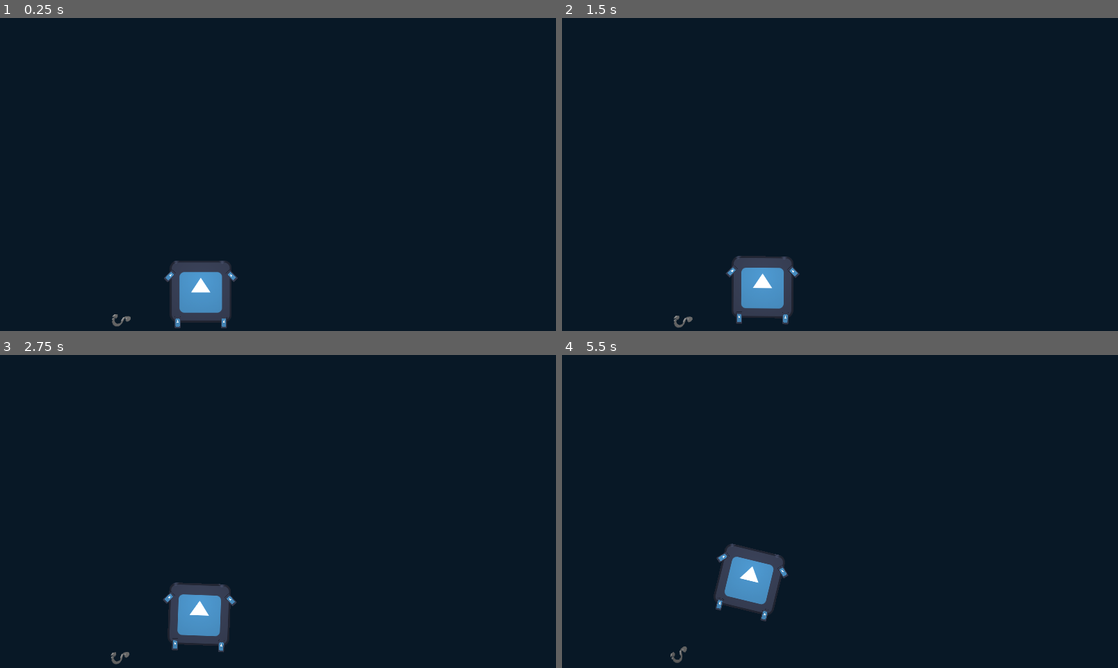
Above: before the commit, frames 1-4 (two rows, left to right).
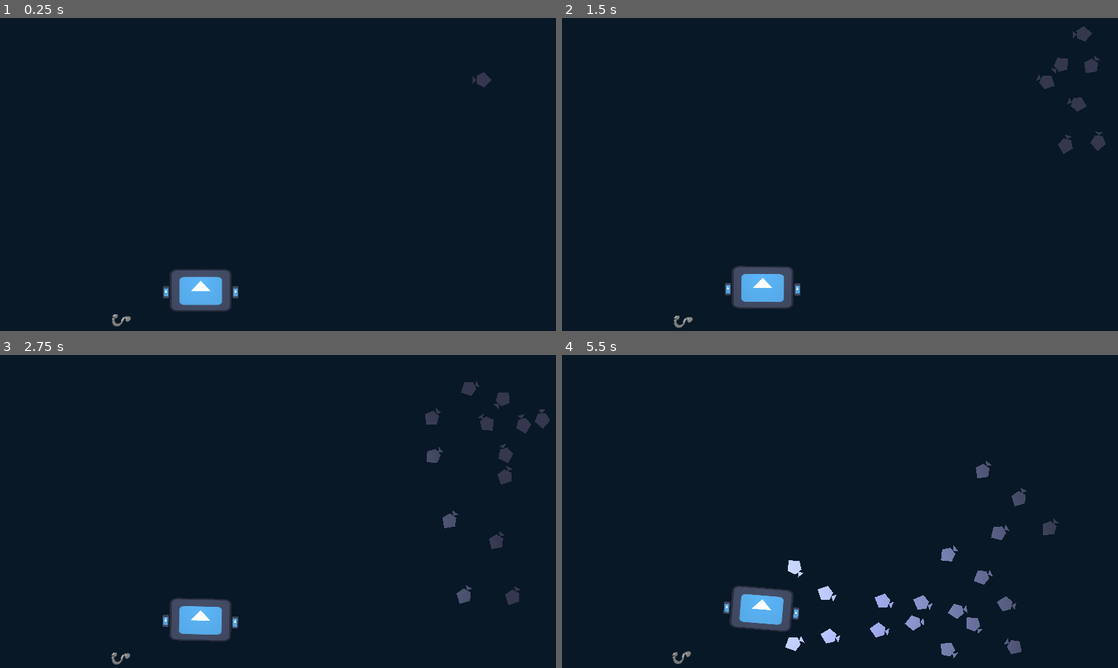
Above: after the commit, the same moments.

Repository: linuxhuskarl/godot-kosmo
Game: Godot game, scene res://scenes/test_ground.tscn
The game is run twice, just before and just after one commit, with the same random seed, the same clock (stepped at 60 frames per second) and the same inputs. The engine's default icon, where the game draws it, is replaced by a stand-in: a white triangle on a blue panel in a dark square.
Inputs:
- Up to frame 1 (0.25 s): no input
- Up to frame 2 (1.5 s): no input
- Up to frame 3 (2.75 s): no input
- Up to frame 4 (5.5 s): no input

The runs differ from the first frame. In frame 1, 1.8% of the frame differs, in the area x 20-89%, y 17-100%; in frame 2, 2.4%; in frame 3, 3.1%; in frame 4, 4.9%, in the area x 19-90%, y 33-99%.

Commit message:
added boids

Diff:
--- /dev/null
+++ b/boids/boid.gd
@@ -0,0 +1,77 @@
+class_name Boid extends CharacterBody2D
+
+@export var number_of_rays := 30
+@export var ray_length := 80.0
+@export var ray_span_degrees := 200.0
+@export var max_speed := 200.0
+@export var separation_weight := 5.0
+@export var alignment_weight := 2.0
+@export var cohesion_weight := 1.0
+
+var raycasts: Array[RayCast2D] = []
+var visible_boids: Array[Boid] = []
+
+@onready var ray_container := $RayContainer
+@onready var vision := $Vision
+
+func _ready() -> void:
+	velocity = Vector2.RIGHT.rotated(rotation) * max_speed
+	for i in range(number_of_rays):
+		var ray = RayCast2D.new()
+		ray_container.add_child(ray)
+		ray.collision_mask = 0b0000_0001_0000_0001
+		ray.position = Vector2.ZERO
+		ray.target_position = ray_length * Vector2.RIGHT.rotated(
+			deg_to_rad(ray_span_degrees) * (randf() - 0.5)
+		)
+		raycasts.append(ray)
+
+	get_tree().create_timer(0.1).timeout.connect(_initial_boid_vision)
+
+func _initial_boid_vision() -> void:
+	for body in vision.get_overlapping_bodies():
+		body = body as Boid
+		if body and body not in visible_boids:
+			visible_boids.append(body)
+
+func _physics_process(delta: float) -> void:
+	var acceleration := Vector2(0, 0)
+
+	var boid_count: int = len(visible_boids)
+
+	for ray in raycasts:
+		if ray.is_colliding():
+			var distance_vector := ray.get_collision_point() - global_position
+			var inverse_distance: float = ray_length - distance_vector.length()
+			acceleration -= separation_weight * inverse_distance * distance_vector.normalized()
+
+	if boid_count > 0:
+		var flock_avg_velocity := Vector2(0, 0)
+		var flock_avg_global_position := Vector2(0, 0)
+		for boid in visible_boids:
+			flock_avg_velocity += boid.velocity
+			flock_avg_global_position += boid.global_position
+
+		# Alignment: match the average velocity of nearby boids
+		flock_avg_velocity /= boid_count
+		acceleration += (flock_avg_velocity - velocity) * alignment_weight
+
+		# Cohesion: steer toward the centre of the flock
+		flock_avg_global_position /= boid_count
+		var avg_pos_direction = flock_avg_global_position - global_position
+		acceleration += avg_pos_direction * cohesion_weight
+
+	velocity = max_speed * (velocity + acceleration * delta).normalized()
+	rotation = velocity.angle()
+	move_and_slide()
+
+
+func _on_vision_body_exited(body: Node2D) -> void:
+	body = body as Boid
+	if body and body not in visible_boids:
+		visible_boids.append(body)
+
+func _on_vision_body_entered(body: Node2D) -> void:
+	body = body as Boid
+	if body and body in visible_boids:
+		visible_boids.erase(body)
--- /dev/null
+++ b/boids/boid.tscn
@@ -0,0 +1,39 @@
+[gd_scene load_steps=4 format=3 uid="uid://cwikbo78mibr2"]
+
+[ext_resource type="Script" path="res://boids/boid.gd" id="1_nsgrk"]
+
+[sub_resource type="CircleShape2D" id="CircleShape2D_1q5cq"]
+radius = 20.0
+
+[sub_resource type="CapsuleShape2D" id="CapsuleShape2D_5hj7i"]
+radius = 128.0
+height = 500.0
+
+[node name="Boid" type="CharacterBody2D" groups=["boid"]]
+collision_layer = 256
+collision_mask = 257
+motion_mode = 1
+script = ExtResource("1_nsgrk")
+
+[node name="CollisionShape2D" type="CollisionShape2D" parent="."]
+rotation = 1.5708
+shape = SubResource("CircleShape2D_1q5cq")
+
+[node name="Vision" type="Area2D" parent="."]
+collision_layer = 0
+collision_mask = 256
+
+[node name="CollisionShape2D" type="CollisionShape2D" parent="Vision"]
+position = Vector2(190, 0)
+rotation = 1.5708
+shape = SubResource("CapsuleShape2D_5hj7i")
+
+[node name="RayContainer" type="Node2D" parent="."]
+
+[node name="Polygon2D" type="Polygon2D" parent="."]
+position = Vector2(-8, 0)
+color = Color(0.68, 0.728, 1, 1)
+polygon = PackedVector2Array(24, 0, 8, 16, -8, 8, -8, 0, -16, 8, -16, -8, -8, 0, -8, -8, 8, -16)
+
+[connection signal="body_entered" from="Vision" to="." method="_on_vision_body_entered"]
+[connection signal="body_exited" from="Vision" to="." method="_on_vision_body_exited"]
--- /dev/null
+++ b/boids/boid_spawner.gd
@@ -0,0 +1,21 @@
+extends Node2D
+
+@export var max_boids := 20
+@export var delay := 0.2
+@export var boid_scene := preload("res://boids/boid.tscn")
+
+var timer: Timer = null
+
+# Called when the node enters the scene tree for the first time.
+func _ready() -> void:
+	timer = Timer.new()
+	add_child(timer)
+	timer.one_shot = false
+	timer.wait_time = delay
+	timer.timeout.connect(spawn_boid)
+	timer.start()
+
+func spawn_boid() -> void:
+	if get_child_count() < max_boids:
+		var boid = boid_scene.instantiate()
+		add_child(boid)
--- /dev/null
+++ b/boids/test_boids.tscn
@@ -0,0 +1,42 @@
+[gd_scene load_steps=2 format=3 uid="uid://cf6wumc2v8g0w"]
+
+[ext_resource type="PackedScene" uid="uid://cwikbo78mibr2" path="res://boids/boid.tscn" id="1_abx7v"]
+
+[node name="TestBoids" type="Node2D"]
+
+[node name="Boid" parent="." instance=ExtResource("1_abx7v")]
+position = Vector2(-496, -32)
+
+[node name="Camera2D" type="Camera2D" parent="Boid"]
+zoom = Vector2(0.5, 0.5)
+
+[node name="Boid2" parent="." instance=ExtResource("1_abx7v")]
+position = Vector2(-392, 568)
+
+[node name="Boid3" parent="." instance=ExtResource("1_abx7v")]
+position = Vector2(-344, 264)
+
+[node name="Boid4" parent="." instance=ExtResource("1_abx7v")]
+position = Vector2(-136, -24)
+
+[node name="Boid5" parent="." instance=ExtResource("1_abx7v")]
+position = Vector2(16, 248)
+
+[node name="Boid6" parent="." instance=ExtResource("1_abx7v")]
+position = Vector2(8, 552)
+
+[node name="Boid7" parent="." instance=ExtResource("1_abx7v")]
+position = Vector2(888, 576)
+rotation = -2.95123
+
+[node name="Boid8" parent="." instance=ExtResource("1_abx7v")]
+position = Vector2(1344, 600)
+rotation = -2.95123
+
+[node name="Boid9" parent="." instance=ExtResource("1_abx7v")]
+position = Vector2(808, 856)
+rotation = -2.95123
+
+[node name="Boid10" parent="." instance=ExtResource("1_abx7v")]
+position = Vector2(1224, 872)
+rotation = -2.95123
--- a/project.godot
+++ b/project.godot
@@ -18,6 +18,10 @@
 [display]
 
 window/stretch/mode="canvas_items"
+
+[global_group]
+
+boid=""
 
 [input]
 
@@ -50,6 +54,12 @@
 "events": []
 }
 
+[layer_names]
+
+2d_physics/layer_1="Default"
+2d_physics/layer_2="Walls"
+2d_physics/layer_9="Boids"
+
 [physics]
 
 common/physics_jitter_fix=0.0
--- a/scenes/test_ground.tscn
+++ b/scenes/test_ground.tscn
@@ -1,7 +1,8 @@
-[gd_scene load_steps=5 format=3 uid="uid://0ojdpu60lwjo"]
+[gd_scene load_steps=6 format=3 uid="uid://0ojdpu60lwjo"]
 
 [ext_resource type="PackedScene" uid="uid://cjlovundhsjr1" path="res://ships/ship.tscn" id="1_0irde"]
 [ext_resource type="Texture2D" uid="uid://y86od0y82k7l" path="res://hook.png" id="2_kr0iq"]
+[ext_resource type="Script" path="res://boids/boid_spawner.gd" id="3_5kw40"]
 
 [sub_resource type="WorldBoundaryShape2D" id="WorldBoundaryShape2D_mdcvm"]
 
@@ -46,26 +47,34 @@
 [node name="Ship" parent="." instance=ExtResource("1_0irde")]
 position = Vector2(416, 568)
 
-[node name="Box" type="RigidBody2D" parent="."]
+[node name="Hook" type="RigidBody2D" parent="."]
 position = Vector2(264, 624)
-mass = 10.0
+mass = 5.0
 gravity_scale = -2.0
 metadata/_edit_group_ = true
 
-[node name="Sprite2D" type="Sprite2D" parent="Box"]
+[node name="Sprite2D" type="Sprite2D" parent="Hook"]
 position = Vector2(-8, 0)
 rotation = -1.57079
 texture = ExtResource("2_kr0iq")
 
-[node name="CollisionShape2D" type="CollisionShape2D" parent="Box"]
+[node name="CollisionShape2D" type="CollisionShape2D" parent="Hook"]
 position = Vector2(-10.5, 0)
 shape = SubResource("RectangleShape2D_1u3by")
 
 [node name="GrooveJoint2D" type="GrooveJoint2D" parent="."]
 position = Vector2(264, 624)
 rotation = -1.5708
-node_a = NodePath("../Box")
+node_a = NodePath("../Hook")
 node_b = NodePath("../Ship")
 disable_collision = false
 length = 152.0
 initial_offset = 152.0
+
+[node name="DirectionalLight2D" type="DirectionalLight2D" parent="."]
+energy = 0.7
+blend_mode = 1
+
+[node name="BoidSpawner" type="Node2D" parent="."]
+position = Vector2(1000, 128)
+script = ExtResource("3_5kw40")
--- a/ships/booster.tscn
+++ b/ships/booster.tscn
@@ -15,7 +15,7 @@
 gradient = SubResource("Gradient_3ejog")
 
 [sub_resource type="Curve" id="Curve_c5nsb"]
-_data = [Vector2(0, 0.340659), 0.0, 0.0, 0, 0, Vector2(0.813084, 0.989011), 0.0, 0.0, 0, 0, Vector2(1, 0), -3.57988, 0.0, 0, 0]
+_data = [Vector2(0, 0.813187), 0.0, 0.0, 0, 0, Vector2(0.429907, 1), 0.0, 0.0, 0, 0, Vector2(0.588785, 0.010989), -3.57988, 0.0, 0, 0]
 point_count = 3
 
 [sub_resource type="CurveTexture" id="CurveTexture_rrx06"]
@@ -27,8 +27,8 @@
 emission_box_extents = Vector3(5, 1, 0)
 direction = Vector3(-1, 0, 0)
 spread = 10.0
-initial_velocity_min = 90.0
-initial_velocity_max = 534.0
+initial_velocity_min = 190.0
+initial_velocity_max = 298.0
 angular_velocity_min = -1.60933e-05
 angular_velocity_max = -1.60933e-05
 gravity = Vector3(0, -980, 0)
@@ -36,7 +36,6 @@
 scale_max = 0.5
 scale_curve = SubResource("CurveTexture_rrx06")
 color_ramp = SubResource("GradientTexture1D_nvdvi")
-turbulence_enabled = true
 turbulence_influence_min = 0.05
 turbulence_influence_max = 0.05
 turbulence_initial_displacement_min = 1.49012e-06
--- a/ships/ship.tscn
+++ b/ships/ship.tscn
@@ -1,66 +1,43 @@
-[gd_scene load_steps=7 format=3 uid="uid://cjlovundhsjr1"]
+[gd_scene load_steps=6 format=3 uid="uid://cjlovundhsjr1"]
 
 [ext_resource type="Script" path="res://ships/ship.gd" id="1_de3ev"]
 [ext_resource type="Texture2D" uid="uid://dq70md6xvpoxs" path="res://icon.svg" id="1_n2kfc"]
 [ext_resource type="PackedScene" uid="uid://dis4jpqqomxhp" path="res://ships/booster.tscn" id="3_ps1ty"]
-[ext_resource type="Texture2D" uid="uid://ca5klwxud668f" path="res://ligth.png" id="4_we1g3"]
 [ext_resource type="Texture2D" uid="uid://bfndkr5qsecn" path="res://2d_lights_and_shadows_neutral_point_light.webp" id="5_vdwwe"]
 
 [sub_resource type="RectangleShape2D" id="RectangleShape2D_n8e2t"]
-size = Vector2(120, 120)
+size = Vector2(120, 72)
 
 [node name="Ship" type="RigidBody2D"]
 mass = 20.0
+linear_damp = 1.0
 script = ExtResource("1_de3ev")
 
 [node name="Sprite2D" type="Sprite2D" parent="."]
+position = Vector2(0, -4)
+scale = Vector2(1, 0.6875)
 texture = ExtResource("1_n2kfc")
 
 [node name="Hull" type="CollisionShape2D" parent="."]
+position = Vector2(0, -4)
 shape = SubResource("RectangleShape2D_n8e2t")
 
 [node name="LeftBooster" parent="." instance=ExtResource("3_ps1ty")]
-position = Vector2(-48, 64)
+position = Vector2(-72, 0)
 rotation = -1.57079
 force = 4000
 action = &"left"
-
-[node name="LeftRotor" parent="." instance=ExtResource("3_ps1ty")]
-position = Vector2(-64, -32)
-rotation = -0.785397
-force = 4000
-action = &"left_reverse"
+reverse_action = &"left_reverse"
 
 [node name="RightBooster" parent="." instance=ExtResource("3_ps1ty")]
-position = Vector2(48, 64)
+position = Vector2(72, 0)
 rotation = -1.57079
 force = 4000
 action = &"right"
-
-[node name="RightRotor" parent="." instance=ExtResource("3_ps1ty")]
-position = Vector2(64, -32)
-rotation = 3.92699
-force = 4000
-action = &"right_reverse"
+reverse_action = &"right_reverse"
 
 [node name="omni" type="PointLight2D" parent="."]
 position = Vector2(1.19209e-06, -24)
 rotation = 0.785397
 scale = Vector2(5, 5)
 texture = ExtResource("5_vdwwe")
-
-[node name="PointLight2D" type="PointLight2D" parent="."]
-position = Vector2(-48, -48)
-rotation = 0.785397
-scale = Vector2(5, 5)
-texture = ExtResource("4_we1g3")
-
-[node name="PointLight2D2" type="PointLight2D" parent="."]
-position = Vector2(48, -48)
-rotation = 0.785397
-scale = Vector2(5, 5)
-texture = ExtResource("4_we1g3")
-
-[node name="DirectionalLight2D" type="DirectionalLight2D" parent="."]
-energy = 0.9
-blend_mode = 1
